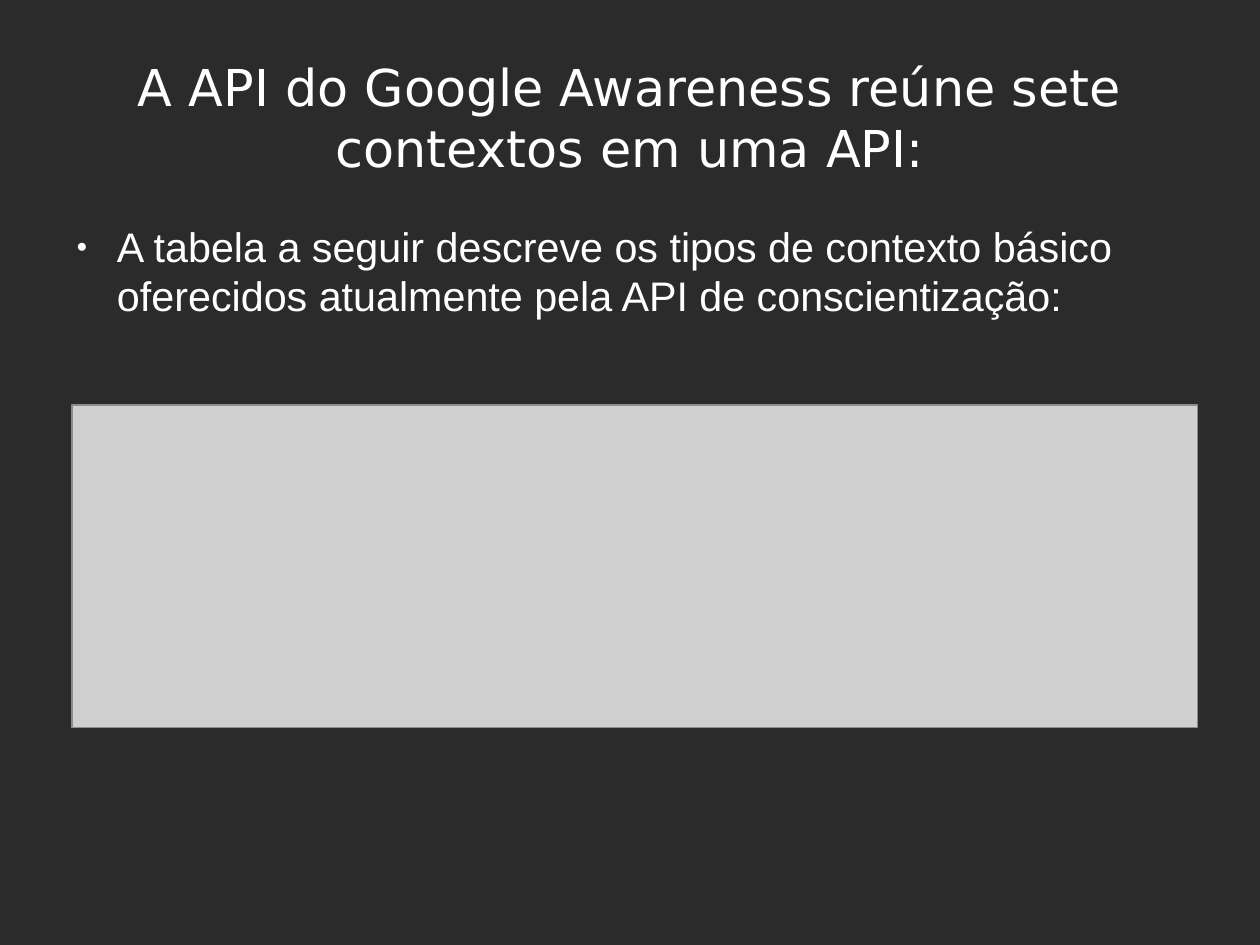
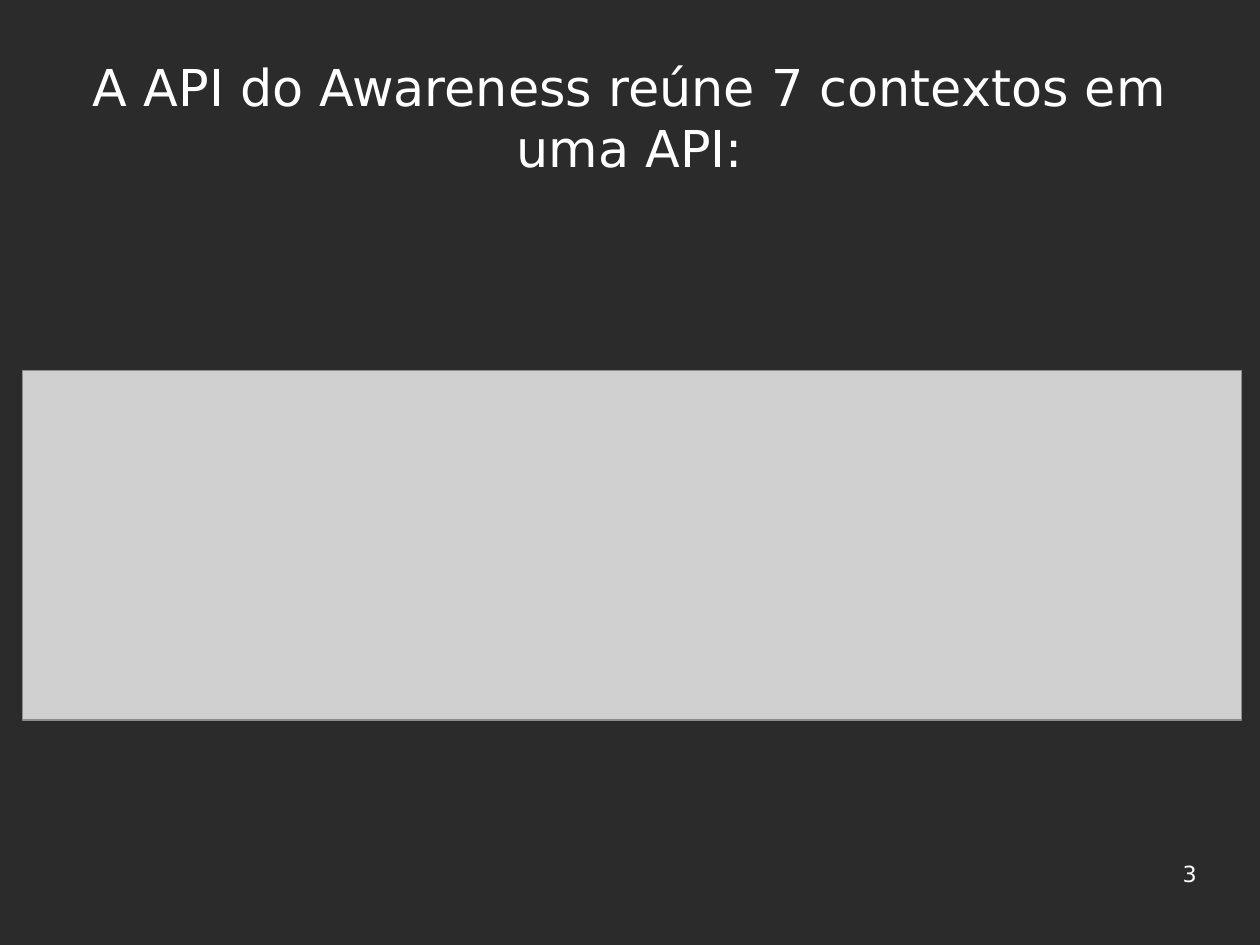
Before and after one commit to felipekian/seminario_FelipeDerkian_ISE_UFRR_2019, a slide deck: slide 3 of Seminário - ISE.odp. Drawn at 1260x945 pixels with LibreOffice and Linux fonts; fonts in the diff are those of the drawing; grey boxes stand for pictures; background and template pictures are left out; a plain dark background stands for a picture behind light text. Boxes give left, top, right and bottom in pixels: in the first picture for what was removed or moved away, otherwise in the second. Text is boxed around its words. In the diff, an @@ line names an element or a change of style, - is before the commit and + after.

```diff
--- a/Seminário - ISE.odp
+++ b/Seminário - ISE.odp
@@ title at (x1=93, y1=65, x2=1166, y2=168): text changed @@
-A API do Google Awareness reúne sete contextos em uma API:
+A API do Awareness reúne 7 contextos em uma API:
@@ text removed at (x1=117, y1=231, x2=1112, y2=319) @@
-● A tabela a seguir descreve os tipos de contexto básico oferecidos atualmente pela API de conscientização:
@@ picture resized from (x1=72, y1=405, x2=1197, y2=727) to (x1=23, y1=370, x2=1243, y2=720) @@
@@ page number added at (x1=1183, y1=865, x2=1197, y2=883), 14 pt, text #FFFFFF @@
+3
```
Also in this commit, not shown: 9 other slides changed, 2 slides added, 2 slides removed, 3 other files.
